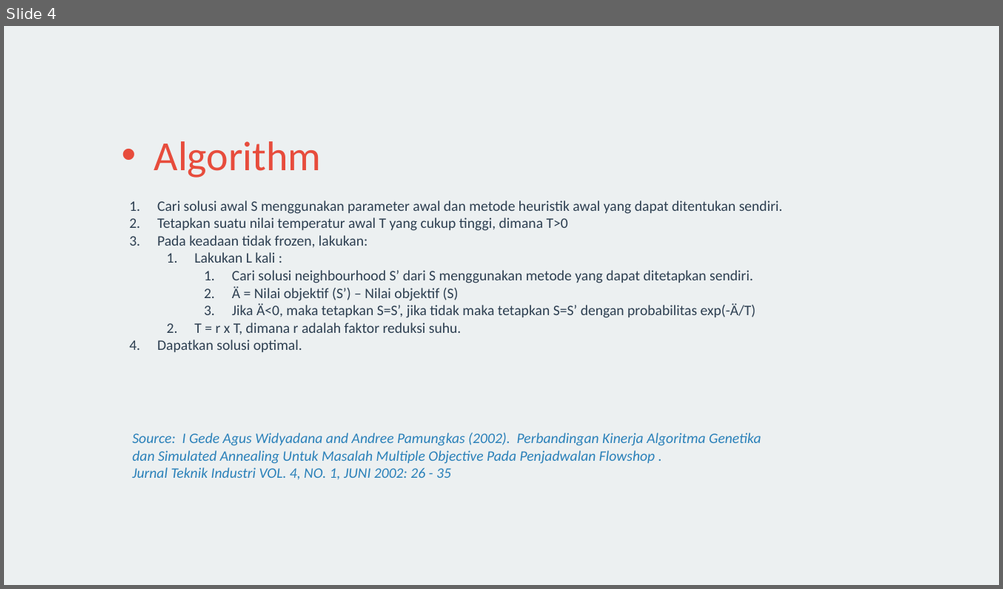
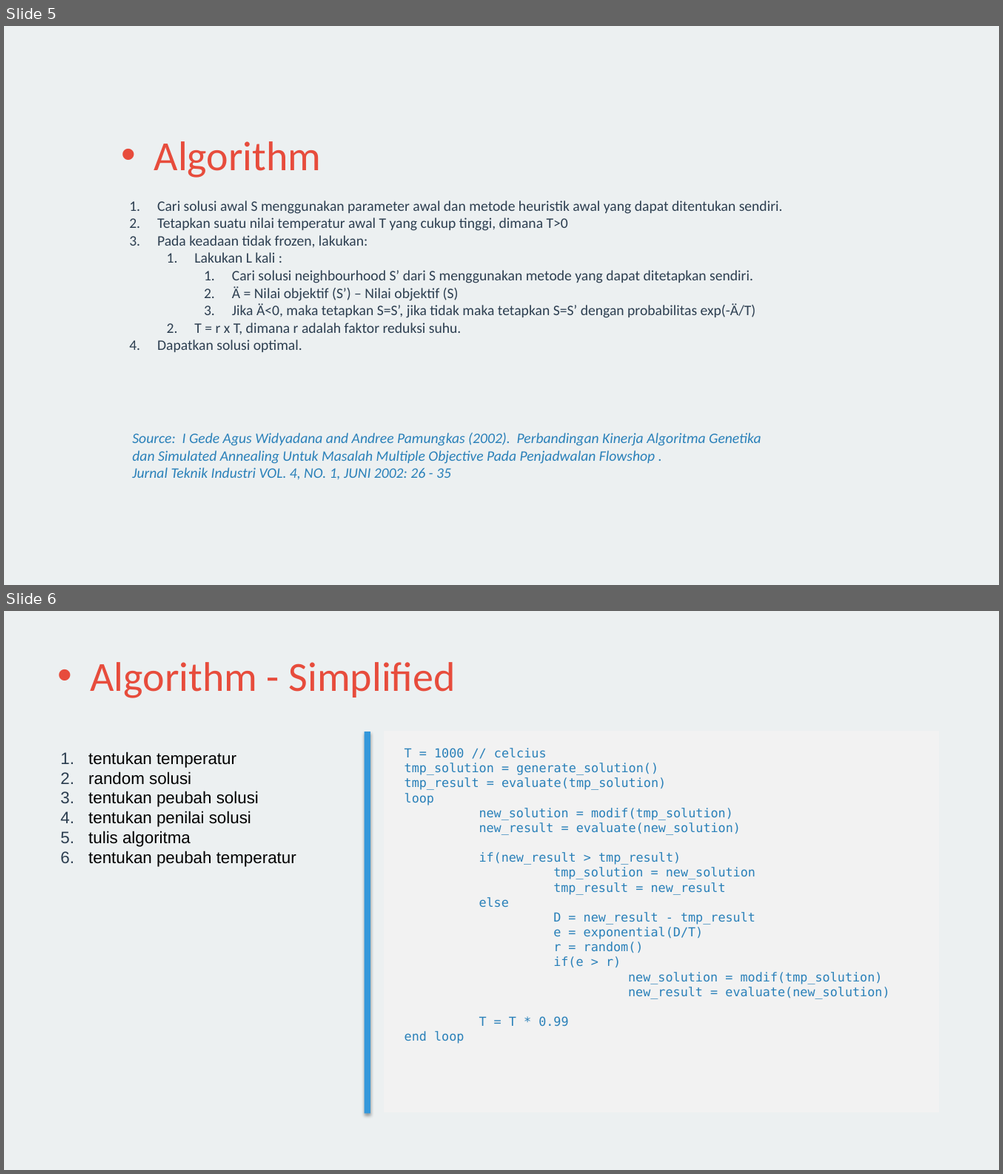
Before and after one commit to ryanhs/simulated-annealing, a slide deck: presentation/Simulated-Annealing - Ryan HS.pptx. Shown one above the other, each under a label of ours: slide 4 before the commit, slides 5 and 6 after it. The pictures are 1003x589 and 1003x1174 pixels, drawn with LibreOffice and Linux fonts; fonts in the diff are those of the drawing. Boxes give left, top, right and bottom in pixels: in the first picture for what was removed or moved away, otherwise in the second. Text is boxed around its words. In the diff, an @@ line names an element or a change of style, - is before the commit and + after.

```diff
--- a/presentation/Simulated-Annealing - Ryan HS.pptx
+++ b/presentation/Simulated-Annealing - Ryan HS.pptx
@@ slide 6 added at [4,611,999,1170], background #ECF0F1 @@
@@ text added at [90,662,455,698], 40 pt, text #E74C3C @@
+• Algorithm - Simplified
@@ rectangle added at [364,732,370,1114], fill #3498DB @@
@@ text added at [88,752,296,867], 16 pt, text #000000 @@
+1. tentukan temperatur
+2. random solusi
+3. tentukan peubah solusi
+4. tentukan penilai solusi
+5. tulis algoritma
+6. tentukan peubah temperatur
@@ text added at [404,748,889,1044], 12 pt, text #2980B9 @@
+T = 1000 // celcius
+tmp_solution = generate_solution()
+tmp_result = evaluate(tmp_solution)
+loop
+new_solution = modif(tmp_solution)
+new_result = evaluate(new_solution)
+if(new_result > tmp_result)
+tmp_solution = new_solution
+tmp_result = new_result
+else
+D = new_result - tmp_result
+e = exponential(D/T)
+r = random()
+if(e > r)
+new_solution = modif(tmp_solution)
+new_result = evaluate(new_solution)
+T = T * 0.99
+end loop
@@ what was slide 4 is now slide 5 @@
```
Also in this commit, not shown: 1 other file.
